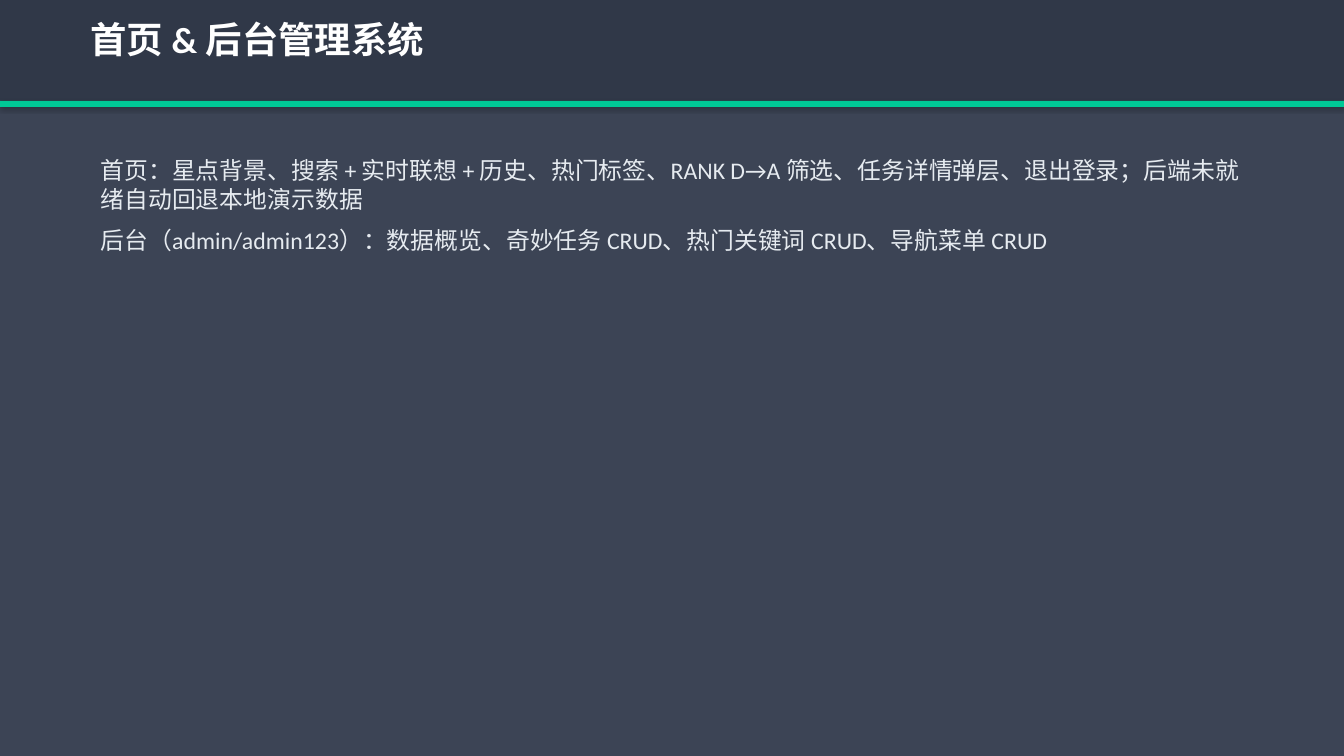
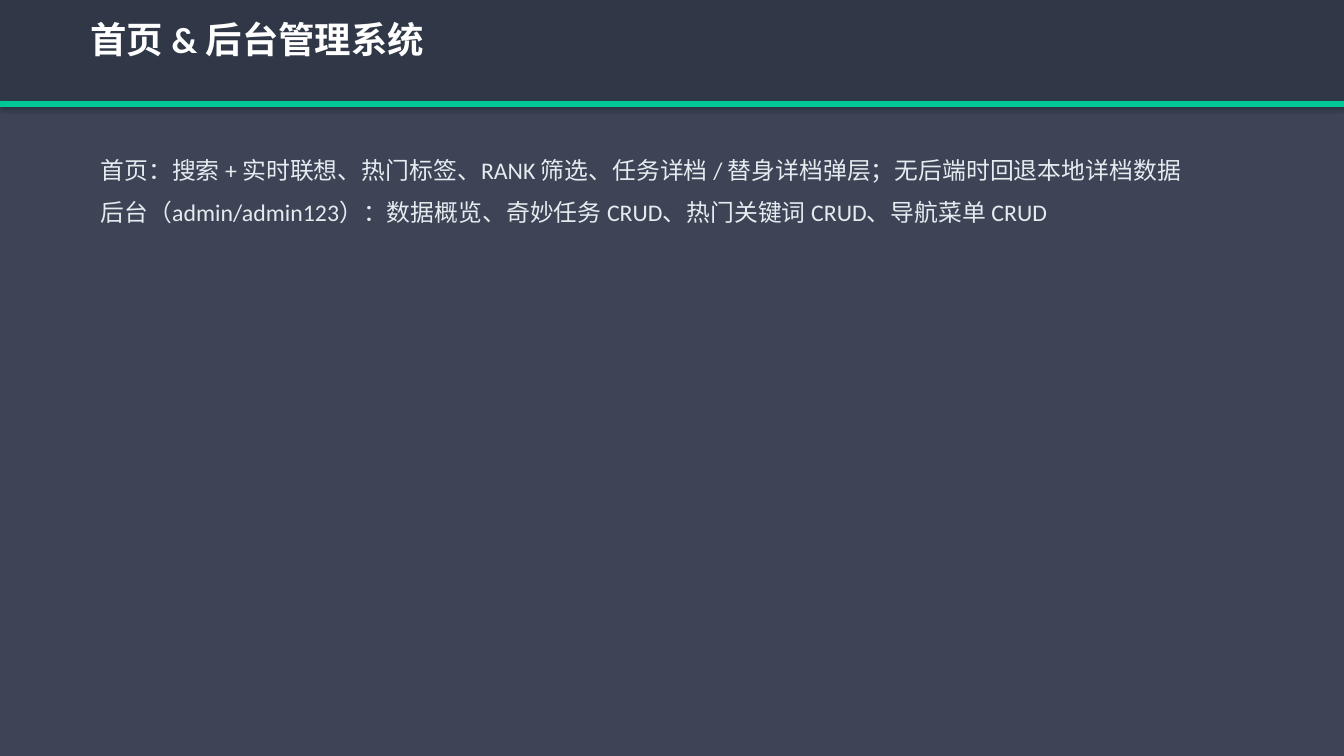
Before and after one commit to jms327/java, a slide deck: slide 8 of 奇妙冒险平台_演示.pptx. Drawn at 1344x756 pixels with LibreOffice and Linux fonts; fonts in the diff are those of the drawing. Boxes give left, top, right and bottom in pixels: in the first picture for what was removed or moved away, otherwise in the second. Text is boxed around its words. In the diff, an @@ line names an element or a change of style, - is before the commit and + after.

```diff
--- a/奇妙冒险平台_演示.pptx
+++ b/奇妙冒险平台_演示.pptx
@@ text at (101, 159, 1181, 183): text changed @@
-首页：星点背景、搜索 + 实时联想 + 历史、热门标签、RANK D→A 筛选、任务详情弹层、退出登录；后端未就绪自动回退本地演示数据
+首页：搜索 + 实时联想、热门标签、RANK 筛选、任务详档 / 替身详档弹层；无后端时回退本地详档数据
```
Also in this commit, not shown: 6 other slides changed, 15 other files.
